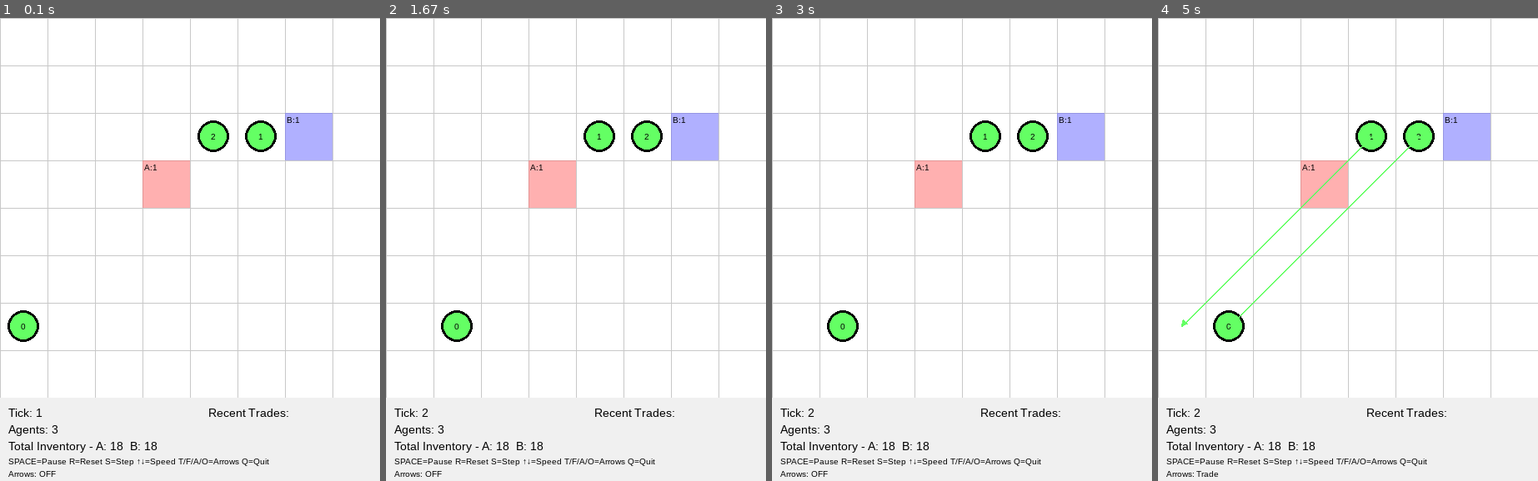
Above: before the commit, frames 1-4 (left to right).
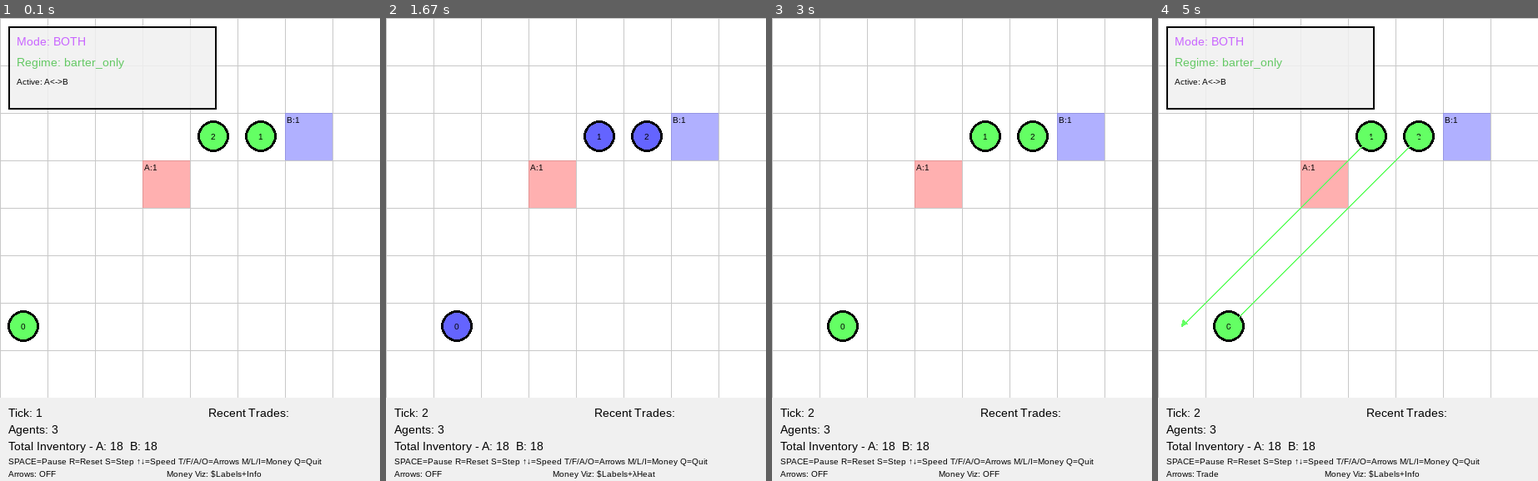
Above: after the commit, the same moments.

Repository: cmfunderburk/vmt-dev
Game: pygame game, started from main.py
Same seed, same stepped clock (60 frames per second), same inputs: the game is played once before the commit and once after it.
Inputs:
- Up to frame 1 (0.1 s): no input
- Up to frame 2 (1.67 s): hold Space 0.33-0.8 s; hold Up 0.33-0.8 s; hold L 0.83-1.3 s; hold Up 0.83-1.3 s; tap I at 1.33 s
- Up to frame 3 (3 s): hold M 1.87-2.33 s; hold Up 1.87-2.33 s; hold L 2.37-2.83 s; hold Up 2.37-2.83 s
- Up to frame 4 (5 s): tap T at 3.87 s; tap I at 4.3 s; hold M from 4.73 s (still down); hold Up from 4.73 s (still down)

The runs differ from the first frame. In frame 1, 1.5% of the frame differs, in the area x 2-85%, y 1-100%; in frame 2, 1.3%; in frame 3, 0.2%; in frame 4, 1.5%.

Commit message:
Add money visualization to renderer
Features added:
- Money inventory display () near agents (gold text, toggle with M key)
- Money transfer sparkle animations (gold particles, triggers on trades)
- Mode/regime info overlay in top-left (shows mode, regime, active pairs, lambda)
- Lambda heatmap coloring for agents (blue=low, red=high lambda, toggle with L key)
- Updated HUD with money visualization status
- New keyboard controls: M (money labels), L (lambda heatmap), I (info overlay)

Part 3A complete per WP3 plan.

Diff:
--- a/main.py
+++ b/main.py
@@ -112,6 +112,24 @@
                     renderer.show_forage_arrows = False
                     print("All arrows: OFF")
 
+                elif event.key == pygame.K_m:
+                    # Toggle money labels
+                    renderer.show_money_labels = not renderer.show_money_labels
+                    status = "ON" if renderer.show_money_labels else "OFF"
+                    print(f"Money labels: {status}")
+
+                elif event.key == pygame.K_l:
+                    # Toggle lambda heatmap
+                    renderer.show_lambda_heatmap = not renderer.show_lambda_heatmap
+                    status = "ON" if renderer.show_lambda_heatmap else "OFF"
+                    print(f"Lambda heatmap: {status}")
+
+                elif event.key == pygame.K_i:
+                    # Toggle mode/regime info overlay
+                    renderer.show_mode_regime_overlay = not renderer.show_mode_regime_overlay
+                    status = "ON" if renderer.show_mode_regime_overlay else "OFF"
+                    print(f"Mode/regime overlay: {status}")
+
         # Handle camera scrolling (for large grids)
         keys = pygame.key.get_pressed()
         renderer.handle_camera_input(keys)
--- a/src/vmt_pygame/renderer.py
+++ b/src/vmt_pygame/renderer.py
@@ -109,6 +109,18 @@
         self.show_trade_arrows = False
         self.show_forage_arrows = False
 
+        # Money visualization state
+        self.show_money_labels = True  # Toggle with 'M' key
+        self.show_lambda_heatmap = False  # Toggle with 'L' key
+        self.show_mode_regime_overlay = True  # Toggle with 'I' key
+
+        # Money transfer animations
+        self.money_sparkles = []  # List of active sparkle animations
+
+        # Colors for money
+        self.COLOR_GOLD = (255, 215, 0)
+        self.COLOR_DARK_GOLD = (218, 165, 32)
+
     def handle_camera_input(self, keys):
         """Handle camera movement with arrow keys."""
         if not self.needs_scrolling:
@@ -148,9 +160,18 @@
 
         self.draw_grid()
         self.draw_resources()
-        self.draw_agents()
+
+        # Draw agents with optional lambda heatmap coloring
+        if self.show_lambda_heatmap:
+            self.draw_agents_with_lambda_heatmap()
+        else:
+            self.draw_agents()
+
         self.draw_target_arrows()
+        self.draw_money_labels()
+        self.draw_money_sparkles()
         self.draw_trade_indicators()
+        self.draw_mode_regime_overlay()
         self.draw_hud()
 
         pygame.display.flip()
@@ -620,6 +641,269 @@
                     radius + border_width, border_width
                 )
 
+    def draw_money_labels(self):
+        """Draw money inventory labels near agents (gold text)."""
+        if not self.show_money_labels:
+            return
+
+        # Check if money is active in this simulation
+        has_money = self.sim.params.get('exchange_regime') in ('money_only', 'mixed', 'mixed_liquidity_gated')
+        if not has_money:
+            return
+
+        # Group agents by position
+        position_groups = self.group_agents_by_position()
+
+        for pos, agents in position_groups.items():
+            x, y = pos
+            screen_x, screen_y = self.to_screen_coords(x, y)
+
+            # Skip if not visible
+            if not self.is_visible(screen_x, screen_y):
+                continue
+
+            # Calculate cell center
+            cell_center_x = screen_x + self.cell_size // 2
+            cell_center_y = screen_y + self.cell_size // 2
+
+            agent_count = len(agents)
+
+            # Draw money label for each agent
+            for idx, agent in enumerate(agents):
+                # Get display position for this agent
+                px, py = self.calculate_agent_display_position(
+                    idx, agent_count, cell_center_x, cell_center_y
+                )
+
+                # Format money value
+                money_text = f"${agent.inventory.M}"
+
+                # Render as gold text above agent
+                money_label = self.small_font.render(money_text, True, self.COLOR_GOLD)
+                label_width = money_label.get_width()
+                label_height = money_label.get_height()
+
+                # Position above the agent with black outline for readability
+                label_x = px - label_width // 2
+                label_y = py - self.cell_size // 3 - label_height
+
+                # Draw black outline
+                for dx in [-1, 0, 1]:
+                    for dy in [-1, 0, 1]:
+                        if dx != 0 or dy != 0:
+                            outline_label = self.small_font.render(money_text, True, self.COLOR_BLACK)
+                            self.screen.blit(outline_label, (label_x + dx, label_y + dy))
+
+                # Draw gold text on top
+                self.screen.blit(money_label, (label_x, label_y))
+
+    def draw_money_sparkles(self):
+        """Draw gold sparkle animations for money transfers."""
+        # Update and draw active sparkles
+        active_sparkles = []
+
+        for sparkle in self.money_sparkles:
+            # Sparkle format: {'start_pos': (x, y), 'end_pos': (x, y), 'progress': 0.0-1.0, 'amount': M}
+            sparkle['progress'] += 0.05  # Animation speed
+
+            if sparkle['progress'] < 1.0:
+                # Calculate current position (interpolate between start and end)
+                start_x, start_y = sparkle['start_pos']
+                end_x, end_y = sparkle['end_pos']
+                t = sparkle['progress']
+
+                curr_x = start_x + (end_x - start_x) * t
+                curr_y = start_y + (end_y - start_y) * t
+
+                # Draw gold circle (sparkle)
+                sparkle_radius = max(3, self.cell_size // 8)
+                pygame.draw.circle(
+                    self.screen, self.COLOR_GOLD,
+                    (int(curr_x), int(curr_y)), sparkle_radius
+                )
+                pygame.draw.circle(
+                    self.screen, self.COLOR_DARK_GOLD,
+                    (int(curr_x), int(curr_y)), sparkle_radius, 1
+                )
+
+                active_sparkles.append(sparkle)
+
+        self.money_sparkles = active_sparkles
+
+    def add_money_transfer_animation(self, buyer_pos: tuple[int, int], seller_pos: tuple[int, int], amount: int):
+        """
+        Add a money sparkle animation from buyer to seller.
+
+        Args:
+            buyer_pos: (x, y) grid position of buyer
+            seller_pos: (x, y) grid position of seller
+            amount: Amount of money transferred
+        """
+        # Convert grid positions to screen positions
+        buyer_screen = self.to_screen_coords(*buyer_pos)
+        seller_screen = self.to_screen_coords(*seller_pos)
+
+        # Calculate cell centers
+        buyer_center = (
+            buyer_screen[0] + self.cell_size // 2,
+            buyer_screen[1] + self.cell_size // 2
+        )
+        seller_center = (
+            seller_screen[0] + self.cell_size // 2,
+            seller_screen[1] + self.cell_size // 2
+        )
+
+        # Add sparkle animation
+        self.money_sparkles.append({
+            'start_pos': buyer_center,
+            'end_pos': seller_center,
+            'progress': 0.0,
+            'amount': amount
+        })
+
+    def draw_agents_with_lambda_heatmap(self):
+        """
+        Draw agents colored by their lambda_money value (heatmap).
+        Blue = low lambda, Red = high lambda.
+        """
+        # Find min/max lambda for normalization
+        lambdas = [a.lambda_money for a in self.sim.agents if hasattr(a, 'lambda_money')]
+        if not lambdas:
+            # Fall back to regular rendering if no lambda data
+            self.draw_agents()
+            return
+
+        min_lambda = min(lambdas)
+        max_lambda = max(lambdas)
+        lambda_range = max_lambda - min_lambda
+
+        if lambda_range == 0:
+            lambda_range = 1  # Avoid division by zero
+
+        # Group agents by position
+        position_groups = self.group_agents_by_position()
+
+        for pos, agents in position_groups.items():
+            x, y = pos
+            screen_x, screen_y = self.to_screen_coords(x, y)
+
+            # Skip if not visible
+            if not self.is_visible(screen_x, screen_y):
+                continue
+
+            # Calculate cell center
+            cell_center_x = screen_x + self.cell_size // 2
+            cell_center_y = screen_y + self.cell_size // 2
+
+            # Calculate optimal radius for this group size
+            agent_count = len(agents)
+            radius = self.calculate_agent_radius(self.cell_size, agent_count)
+
+            # Draw each agent in the group with heatmap color
+            for idx, agent in enumerate(agents):
+                # Get display position for this agent
+                px, py = self.calculate_agent_display_position(
+                    idx, agent_count, cell_center_x, cell_center_y
+                )
+
+                # Calculate heatmap color based on lambda
+                if hasattr(agent, 'lambda_money'):
+                    normalized = (agent.lambda_money - min_lambda) / lambda_range
+                    # Blue (low) -> Red (high) gradient
+                    red = int(100 + normalized * 155)
+                    blue = int(255 - normalized * 155)
+                    green = 100
+                    color = (red, green, blue)
+                else:
+                    color = self.COLOR_GRAY
+
+                # Draw agent circle
+                pygame.draw.circle(self.screen, color, (px, py), radius)
+                pygame.draw.circle(
+                    self.screen, self.COLOR_BLACK, (px, py), radius,
+                    max(1, radius // 5)
+                )
+
+                # Draw agent ID (if space permits)
+                if radius >= 5 and self.cell_size >= 15:
+                    id_label = self.small_font.render(str(agent.id), True, self.COLOR_BLACK)
+                    id_rect = id_label.get_rect(center=(px, py))
+                    self.screen.blit(id_label, id_rect)
+
+    def draw_mode_regime_overlay(self):
+        """Draw mode/regime information overlay in top-left corner."""
+        if not self.show_mode_regime_overlay:
+            return
+
+        # Get current mode and regime
+        current_mode = getattr(self.sim, 'current_mode', 'both')
+        exchange_regime = self.sim.params.get('exchange_regime', 'barter_only')
+
+        # Get active exchange pairs
+        active_pairs = []
+        if hasattr(self.sim, '_get_active_exchange_pairs'):
+            active_pairs = self.sim._get_active_exchange_pairs()
+
+        # Background panel
+        panel_width = 250
+        panel_height = 100
+        panel_margin = 10
+
+        # Draw semi-transparent background
+        overlay_surface = pygame.Surface((panel_width, panel_height))
+        overlay_surface.set_alpha(220)
+        overlay_surface.fill(self.COLOR_LIGHT_GRAY)
+        self.screen.blit(overlay_surface, (panel_margin, panel_margin))
+
+        # Draw border
+        pygame.draw.rect(
+            self.screen, self.COLOR_BLACK,
+            (panel_margin, panel_margin, panel_width, panel_height),
+            2
+        )
+
+        # Mode text with color coding
+        mode_colors = {
+            'forage': self.COLOR_GREEN,
+            'trade': self.COLOR_BLUE,
+            'both': self.COLOR_PURPLE
+        }
+        mode_color = mode_colors.get(current_mode, self.COLOR_BLACK)
+
+        mode_text = f"Mode: {current_mode.upper()}"
+        mode_label = self.font.render(mode_text, True, mode_color)
+        self.screen.blit(mode_label, (panel_margin + 10, panel_margin + 10))
+
+        # Regime text with color coding
+        regime_colors = {
+            'barter_only': (100, 200, 100),
+            'money_only': self.COLOR_GOLD,
+            'mixed': (150, 100, 255),
+            'mixed_liquidity_gated': (50, 50, 200)
+        }
+        regime_color = regime_colors.get(exchange_regime, self.COLOR_BLACK)
+
+        regime_text = f"Regime: {exchange_regime}"
+        regime_label = self.font.render(regime_text, True, regime_color)
+        self.screen.blit(regime_label, (panel_margin + 10, panel_margin + 35))
+
+        # Active pairs text
+        if active_pairs:
+            pairs_text = f"Active: {', '.join(active_pairs)}"
+        else:
+            pairs_text = "Active: None"
+
+        pairs_label = self.small_font.render(pairs_text, True, self.COLOR_BLACK)
+        self.screen.blit(pairs_label, (panel_margin + 10, panel_margin + 60))
+
+        # Show lambda info if in KKT mode
+        money_mode = self.sim.params.get('money_mode', 'quasilinear')
+        if money_mode == 'kkt_lambda':
+            avg_lambda = sum(a.lambda_money for a in self.sim.agents if hasattr(a, 'lambda_money')) / len(self.sim.agents)
+            lambda_text = f"Avg λ: {avg_lambda:.2f}"
+            lambda_label = self.small_font.render(lambda_text, True, self.COLOR_BLACK)
+            self.screen.blit(lambda_label, (panel_margin + 10, panel_margin + 80))
+
     def draw_trade_indicators(self):
         """Draw indicators for recent trades."""
         # This method is now obsolete as trades are drawn on the HUD
@@ -663,9 +947,9 @@
 
         # Controls (with scrolling if needed)
         if self.needs_scrolling:
-            controls_text = "SPACE=Pause R=Reset S=Step ←→↑↓=Scroll/Speed T/F/A/O=Arrows Q=Quit"
+            controls_text = "SPACE=Pause R=Reset S=Step ←→↑↓=Scroll/Speed T/F/A/O=Arrows M/L/I=Money Q=Quit"
         else:
-            controls_text = "SPACE=Pause R=Reset S=Step ↑↓=Speed T/F/A/O=Arrows Q=Quit"
+            controls_text = "SPACE=Pause R=Reset S=Step ↑↓=Speed T/F/A/O=Arrows M/L/I=Money Q=Quit"
         controls_label = self.small_font.render(controls_text, True, self.COLOR_BLACK)
         self.screen.blit(controls_label, (10, hud_y + 60))
 
@@ -683,6 +967,23 @@
 
         arrow_label = self.small_font.render(arrow_status, True, self.COLOR_BLACK)
         self.screen.blit(arrow_label, (10, hud_y + 75))
+
+        # Money visualization status
+        money_viz_parts = []
+        if self.show_money_labels:
+            money_viz_parts.append("$Labels")
+        if self.show_lambda_heatmap:
+            money_viz_parts.append("λHeat")
+        if self.show_mode_regime_overlay:
+            money_viz_parts.append("Info")
+
+        if money_viz_parts:
+            money_viz_status = "Money Viz: " + "+".join(money_viz_parts)
+        else:
+            money_viz_status = "Money Viz: OFF"
+
+        money_viz_label = self.small_font.render(money_viz_status, True, self.COLOR_BLACK)
+        self.screen.blit(money_viz_label, (200, hud_y + 75))
 
         # Recent trades (flexible format for barter and monetary)
         trade_hud_y = hud_y
